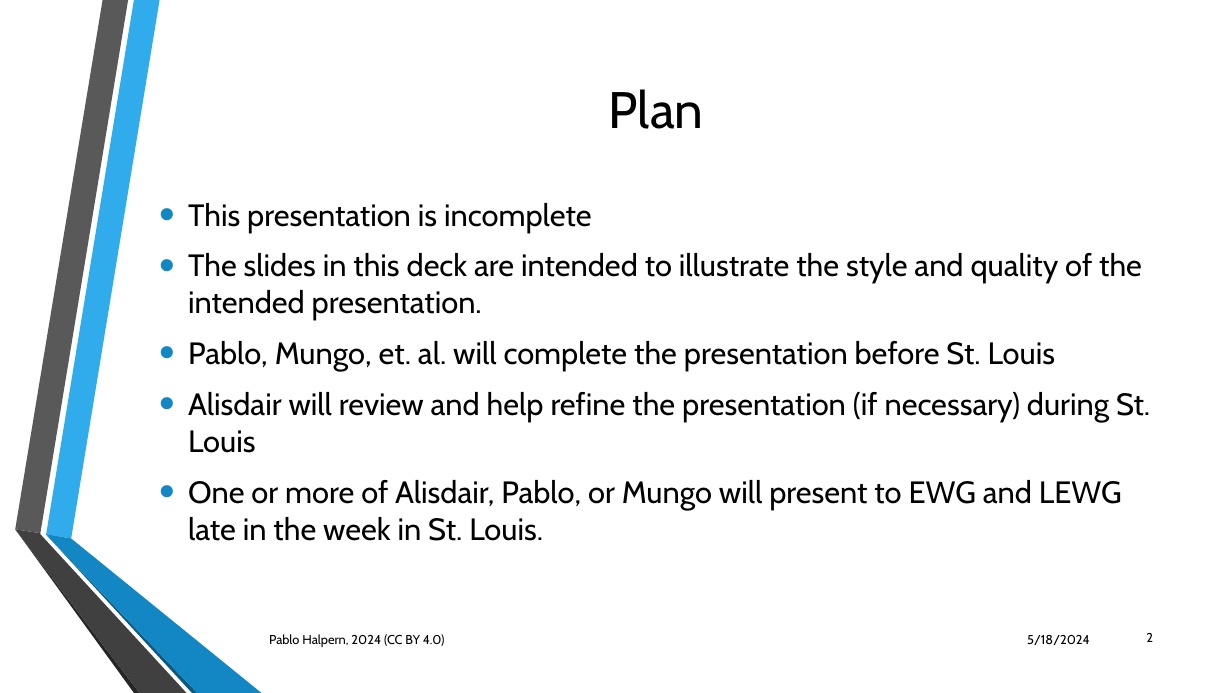
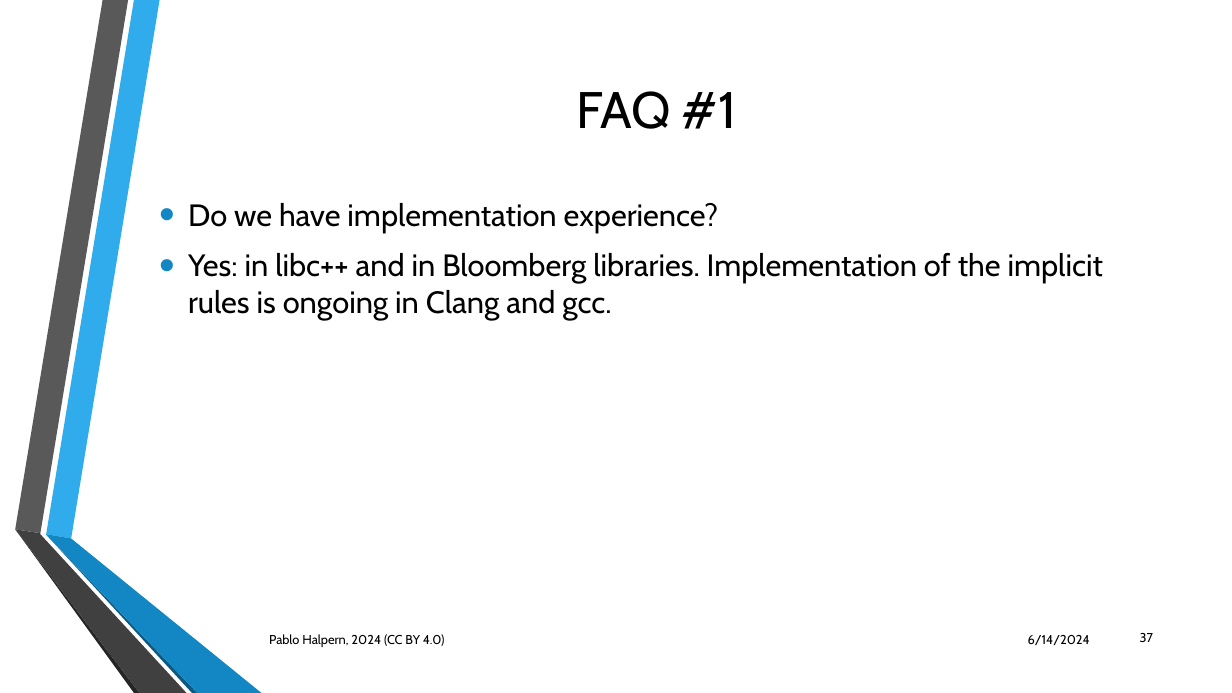
Before and after one commit to phalpern/WG21-halpern, a slide deck: slide 37 of relocate/Trivial Relocation - St. Louis 06-2024.pptx (slide 2 before the commit). Drawn at 1232x693 pixels with LibreOffice and Linux fonts; fonts in the diff are those of the drawing; background and template pictures are left out. Boxes give left, top, right and bottom in pixels: in the first picture for what was removed or moved away, otherwise in the second. Text is boxed around its words. In the diff, an @@ line names an element or a change of style, - is before the commit and + after.

```diff
--- a/relocate/Trivial Relocation - St. Louis 06-2024.pptx
+++ b/relocate/Trivial Relocation - St. Louis 06-2024.pptx
@@ title at (x1=576, y1=91, x2=736, y2=129): text changed @@
-Plan
+FAQ #1
@@ text at (x1=188, y1=203, x2=1103, y2=320): text changed @@
-• This presentation is incomplete
-• The slides in this deck are intended to illustrate the style and quality of the intended presentation.
-• Pablo, Mungo, et. al. will complete the presentation before St. Louis
-• Alisdair will review and help refine the presentation (if necessary) during St. Louis
-• One or more of Alisdair, Pablo, or Mungo will present to EWG and LEWG late in the week in St. Louis.
+• Do we have implementation experience?
+• Yes: in libc++ and in Bloomberg libraries. Implementation of the implicit rules is ongoing in Clang and gcc.
@@ text at (x1=1028, y1=635, x2=1090, y2=645): text changed @@
-5/18/2024
+6/14/2024
@@ page number at (x1=1140, y1=633, x2=1153, y2=642): text changed @@
-2
+37
```
Also in this commit, not shown: 9 other slides changed, 35 slides added, 2 other files.
